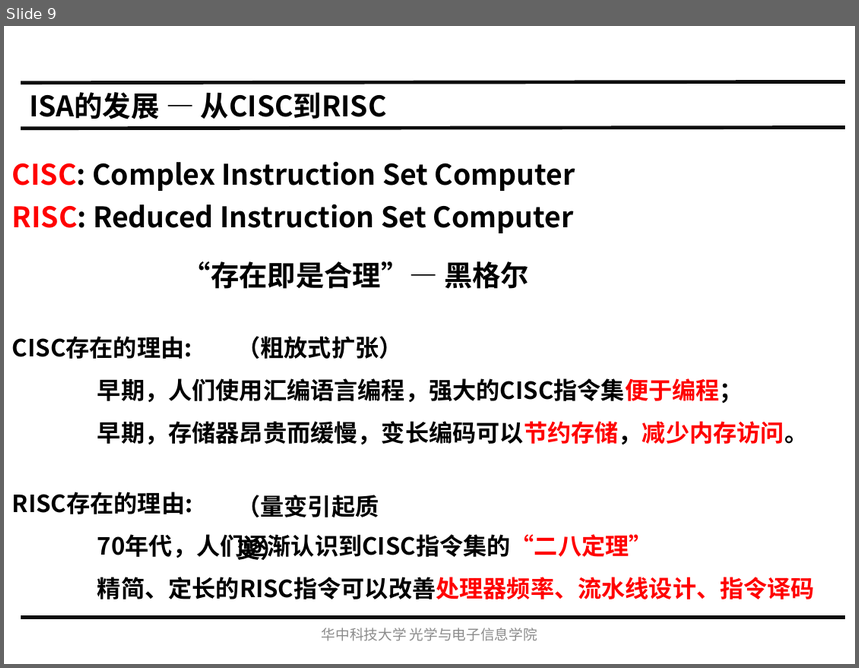
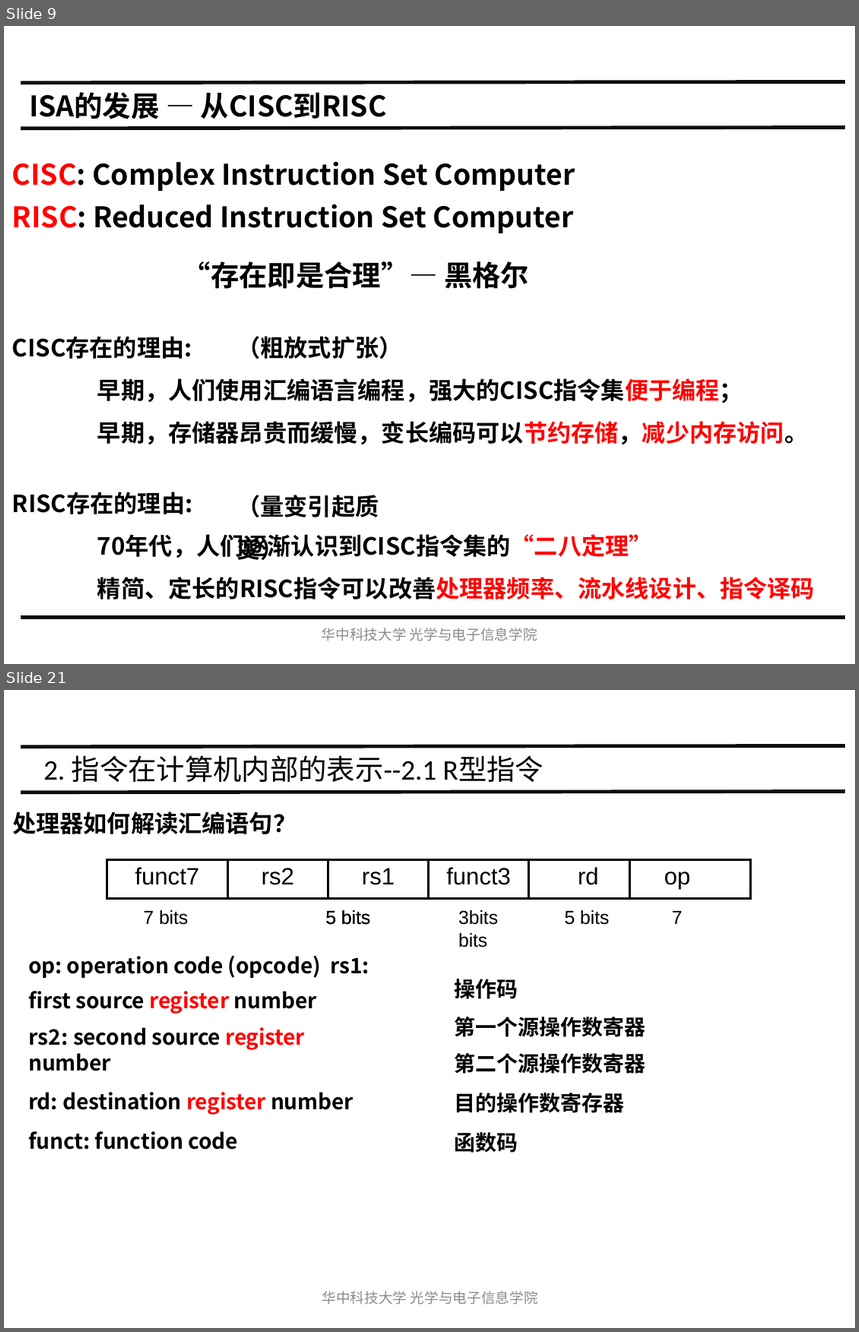
Before and after one commit to hust-gaoyujing/routine, a slide deck: daily/202105-risc-v/20200507-IS/Ch2 指令集体系结构.pptx. Shown one above the other, each under a label of ours: slide 9 before the commit, slides 9 and 21 after it; the slides between them are not shown. The pictures are 859x668 and 859x1332 pixels, drawn with LibreOffice and Linux fonts; fonts in the diff are those of the drawing. Boxes give left, top, right and bottom in pixels: in the first picture for what was removed or moved away, otherwise in the second. Text is boxed around its words. In the diff, an @@ line names an element or a change of style, - is before the commit and + after.

```diff
--- a/daily/202105-risc-v/20200507-IS/Ch2 指令集体系结构.pptx
+++ b/daily/202105-risc-v/20200507-IS/Ch2 指令集体系结构.pptx
@@ slide 21 added at <box>4,690,855,1328</box>, background #FFFFFF @@
@@ line added from (21, 747) to (845, 746), #0D0D0D 3 pt @@
@@ title added at <box>44,755,544,782</box>, 24 pt, text #000000 @@
+2. 指令在计算机内部的表示--2.1 R型指令
@@ line added from (21, 792) to (845, 791), #0D0D0D 3 pt @@
@@ text added at <box>12,812,297,834</box>, 20 pt, text #000000, bold @@
+处理器如何解读汇编语句？
@@ table added at <box>107,860,750,901</box>, 1 rows, 6 columns @@
+funct7 | rs2 | rs1 | funct3 | rd | op
@@ text added at <box>28,910,370,1150</box>, 18 pt, text #000000, bold @@
+7 bits 5 bits 5 bits
+op: operation code (opcode) rs1: first source register number
+rs2: second source register number
+rd: destination register number
+funct: function code
@@ text added at <box>454,910,683,1153</box>, 18 pt, text #000000, bold @@
+3bits 5 bits 7 bits
+操作码
+第一个源操作数寄器 第二个源操作数寄器
+目的操作数寄存器
+函数码
@@ text added at <box>322,1291,538,1305</box>, 12 pt, text #8C8C8C @@
+华中科技大学光学与电子信息学院
```
Also in this commit, not shown: 2 slides changed, 43 other slides added, 7 other files.
